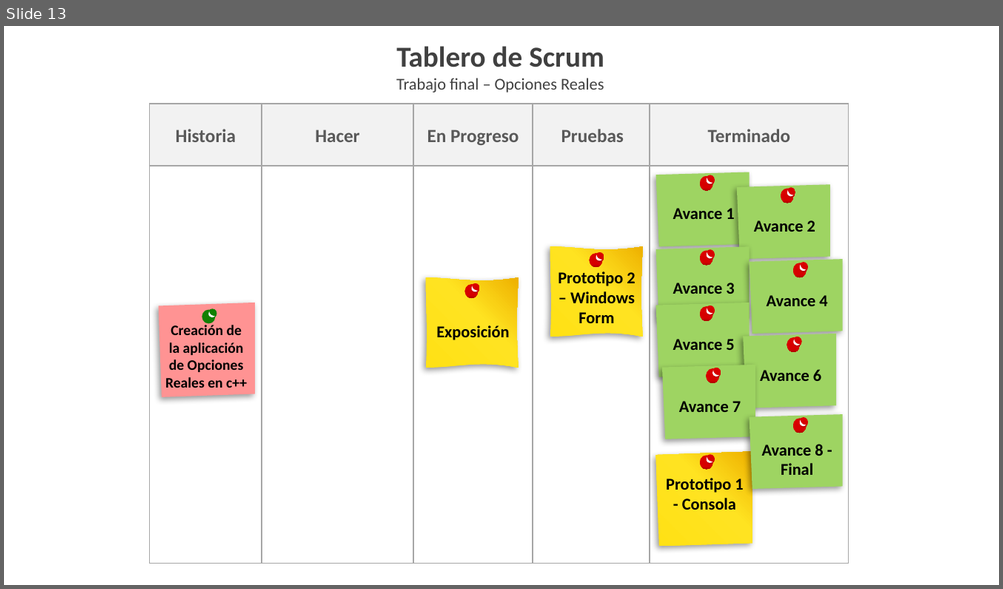
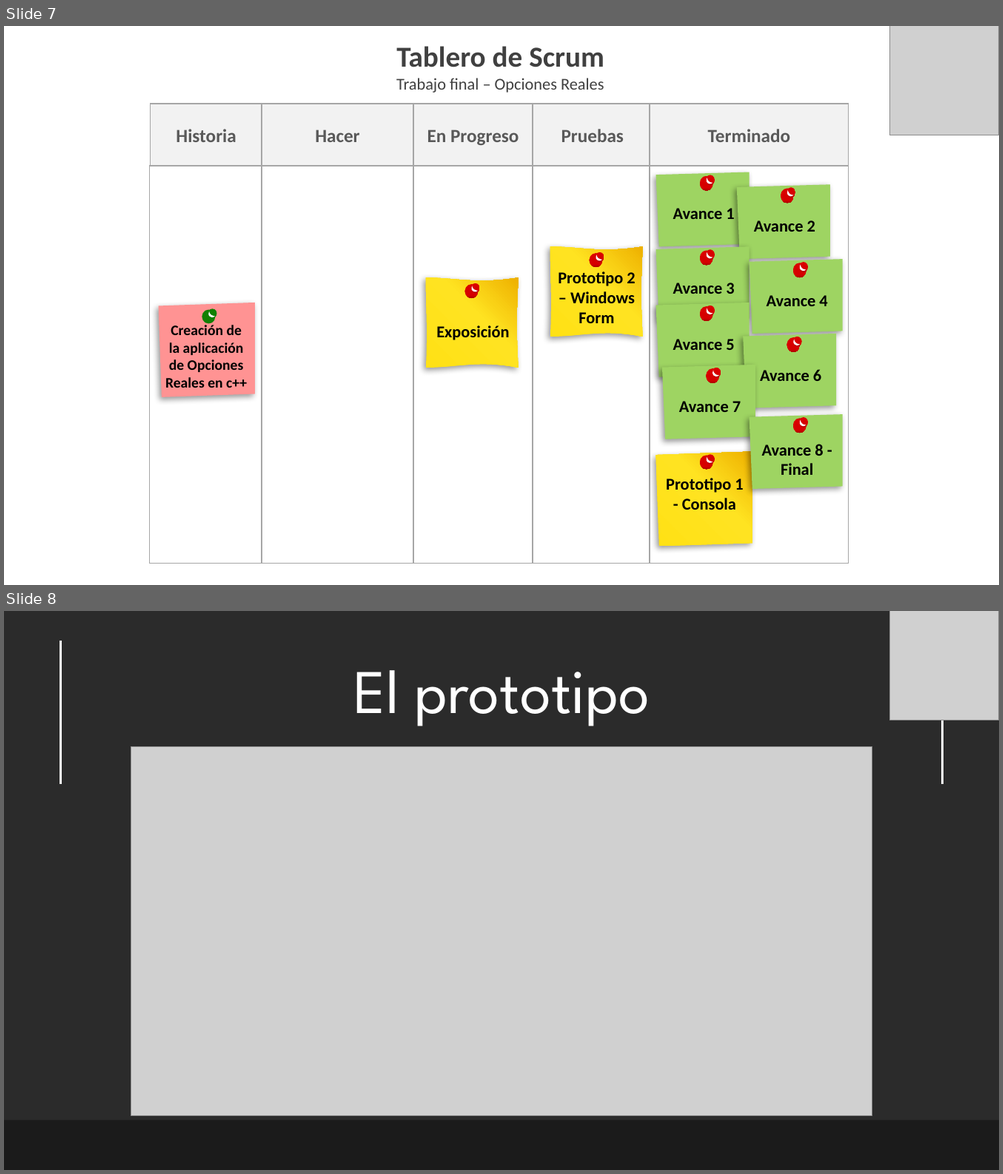
Before and after one commit to Daztery/Matem-tica-Computacional-TF, a slide deck: Opciones reales.pptx. Shown one above the other, each under a label of ours: slide 13 before the commit, slides 7 and 8 after it. The pictures are 1003x589 and 1003x1174 pixels, drawn with LibreOffice and Linux fonts; fonts in the diff are those of the drawing; grey boxes stand for pictures; background and template pictures are left out; a plain dark background stands for a picture behind light text. Boxes give left, top, right and bottom in pixels: in the first picture for what was removed or moved away, otherwise in the second. Text is boxed around its words. In the diff, an @@ line names an element or a change of style, - is before the commit and + after.

```diff
--- a/Opciones reales.pptx
+++ b/Opciones reales.pptx
@@ slide 8 added at (4,611,999,1170), background picture (left out) @@
@@ picture added at (890,611,999,720) @@
@@ line added from (61, 641) to (61, 784), #FFFFFF 2 pt @@
@@ line added from (942, 641) to (942, 784), #FFFFFF 2 pt @@
@@ title added at (353,670,649,726), 60 pt, text #FFFFFF @@
+El prototipo
@@ picture added at (131,747,872,1117) @@
@@ rectangle added at (4,1121,999,1170), fill #000000 at 35% opacity @@
@@ what was slide 13 is now slide 7 @@
@@ slide 7 changed as well @@
@@ picture added at (890,26,999,135) @@
```
Also in this commit, not shown: 3 other slides changed, 4 other slides added, 9 slides removed.
